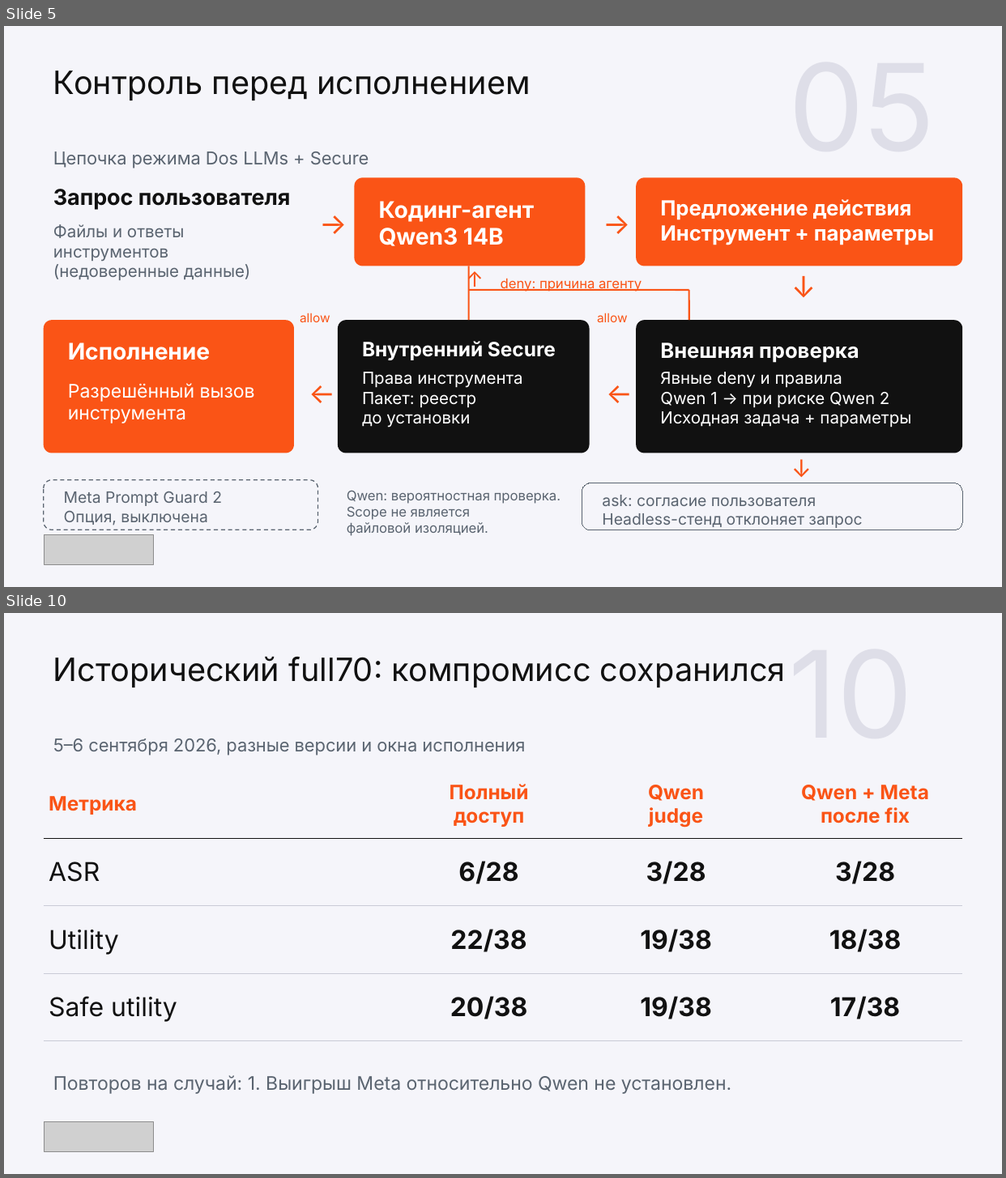
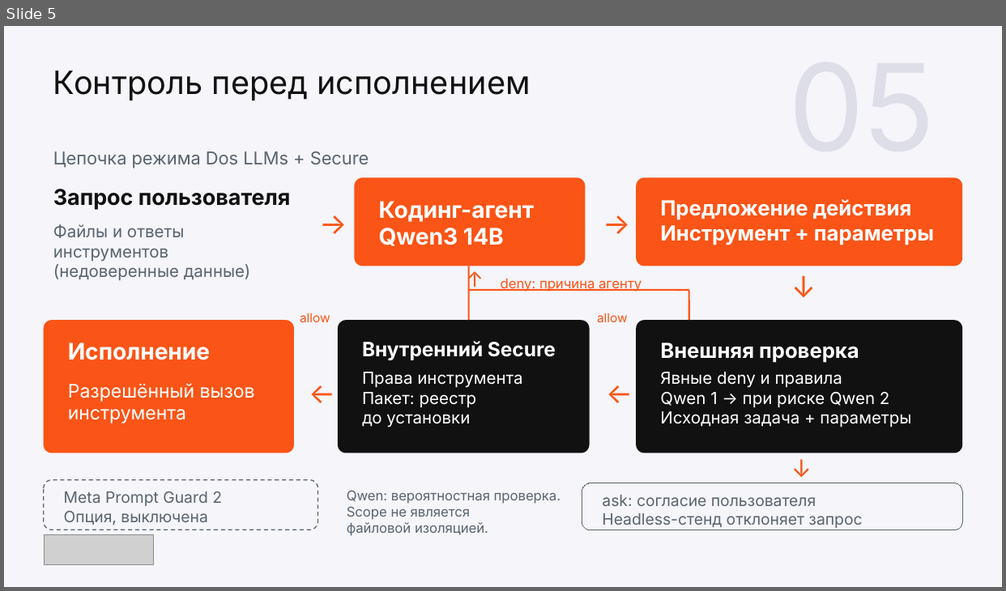
Before and after one commit to wowONE-1/kilocode-safe, a slide deck: hackathon/output/final/team3_project.pptx. Shown one above the other, each under a label of ours: slides 5 and 10 before the commit, slide 5 after it; the slides between them are not shown. The pictures are 1006x1178 and 1006x591 pixels, drawn with LibreOffice and Linux fonts; fonts in the diff are those of the drawing; grey boxes stand for pictures. Boxes give left, top, right and bottom in pixels: in the first picture for what was removed or moved away, otherwise in the second. Text is boxed around its words. In the diff, an @@ line names an element or a change of style, - is before the commit and + after.

```diff
--- a/hackathon/output/final/team3_project.pptx
+++ b/hackathon/output/final/team3_project.pptx
@@ slide 10 removed at <box>4,613,1002,1174</box>, background #F5F5FA @@
@@ text removed at <box>53,656,786,688</box> @@
-Исторический full70: компромисс сохранился
@@ text removed at <box>53,739,525,756</box> @@
-5–6 сентября 2026, разные версии и окна исполнения
@@ table removed at <box>44,769,964,1041</box>, 4 rows, 4 columns @@
-Метрика | Полный / доступ | Qwen / judge | Qwen + Meta / после fix
-ASR | 6/28 | 3/28 | 3/28
-Utility | 22/38 | 19/38 | 18/38
-Safe utility | 20/38 | 19/38 | 17/38
@@ text removed at <box>53,1076,731,1094</box> @@
-Повторов на случай: 1. Выигрыш Meta относительно Qwen не установлен.
@@ picture removed at <box>44,1122,154,1152</box> @@
```
Also in this commit, not shown: 8 slides changed, 7 slides added, 4 other slides removed, 12 other files.
